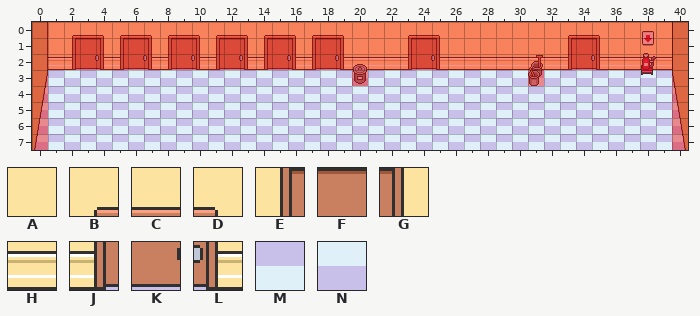
Level history. Tiled map (JSON): maps/debug.json. The picture above was drawn from the file before the commit.
Cells are 16x16 px. Shown: x 0..40, y 0..7.
Key: from "layer0": A 2, B 3, C 4, D 5, E 33, F 34, G 35, H 62, J 63, K 64, L 65, M 92, N 93.
_ is an empty cell.
Layers that did not change in this view are not listed.
Layer "layer0" before, first column x 15:
0 CDBCDAAABCDAAAAAAAB
1 FGEFGAAAEFGAAAAAAAE
2 KLJKLHHHJKLHHHHHHHJ
3 MNMNMNMNMNMNMNMNMNM
4 MNMNMNMNMNMNMNMNMNM
5 MNMNMNMNMNMNMNMNMNM
6 MNMNMNMNMNMNMNMNMNM
7 MNMNMNMNMNMNMNMNMNM
And afterwards:
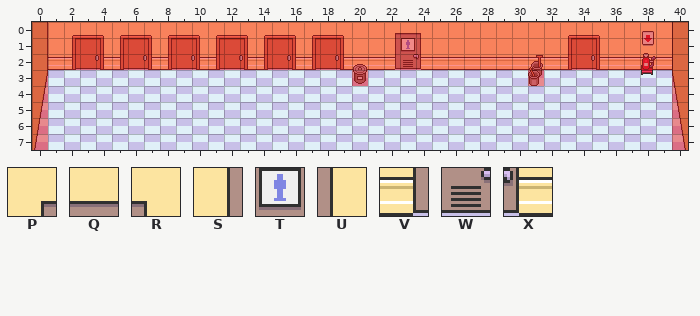
Further tiles: from "layer0": P 100, Q 101, R 102, S 130, T 131, U 132, V 160, W 161, X 162.
The edit:
Changed rows in their new state; . is an unchanged cell.
Layer "layer0":
first column x 22:
0 PQRA
1 STUA
2 VWXH
Boxes around the changes in both pictures, in picture pixels (x1, y1, x2, y2):
changed: (395, 33, 440, 70)
